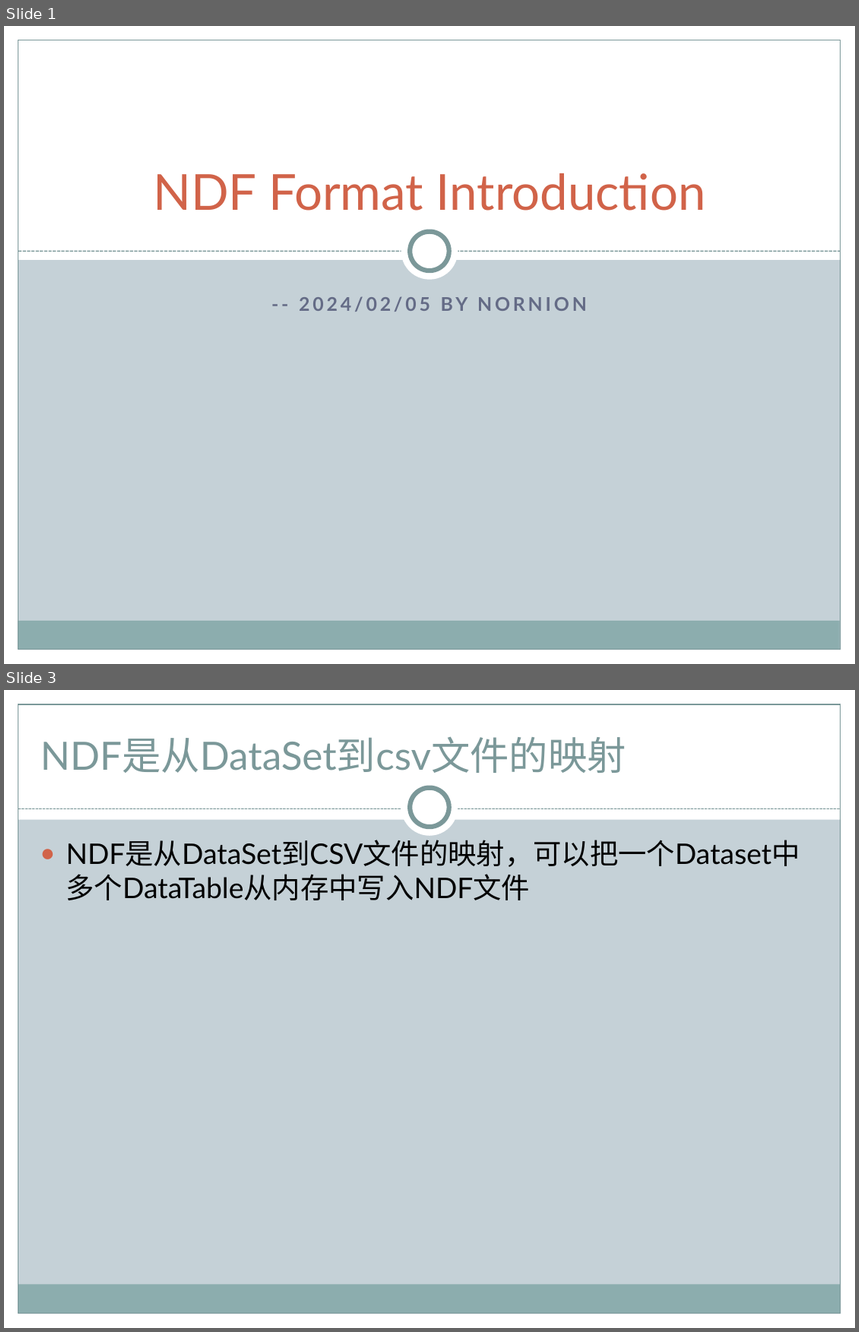
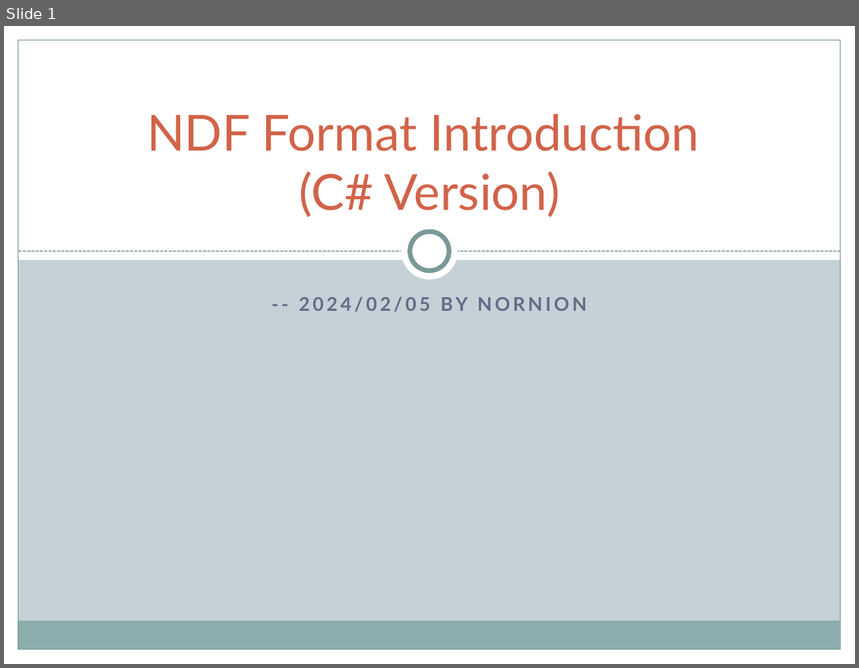
Before and after one commit to nornion/NDF_Format, a slide deck: NDF_Introduction.pptx. Shown one above the other, each under a label of ours: slides 1 and 3 before the commit, slide 1 after it; the slides between them are not shown. The pictures are 859x1332 and 859x668 pixels, drawn with LibreOffice and Linux fonts; fonts in the diff are those of the drawing. Boxes give left, top, right and bottom in pixels: in the first picture for what was removed or moved away, otherwise in the second. Text is boxed around its words. In the diff, an @@ line names an element or a change of style, - is before the commit and + after.

Commit message:
Updated NDF introduction slides.

```diff
--- a/NDF_Introduction.pptx
+++ b/NDF_Introduction.pptx
@@ slide 3 removed at [4, 690, 855, 1328], background #C5D1D7; not listed: 5 template elements that a slide beside it also shows @@
@@ rectangle removed at [4, 690, 855, 819] @@
@@ title removed at [40, 736, 626, 773] @@
-NDF是从DataSet到csv文件的映射
@@ ellipse removed at [401, 780, 458, 837] @@
@@ ellipse removed at [410, 788, 449, 827] @@
@@ line removed from (18, 809) to (841, 809) @@
@@ text removed at [66, 840, 800, 867] @@
-● NDF是从DataSet到CSV文件的映射，可以把一个Dataset中多个DataTable从内存中写入NDF文件
@@ slide 1 changed as well @@
@@ title at [147, 114, 700, 218]: text changed @@
-NDF Format Introduction
+NDF Format Introduction
+(C# Version)
```
Also in this commit, not shown: 1 other slide changed, 6 slides added, 1 other file.
